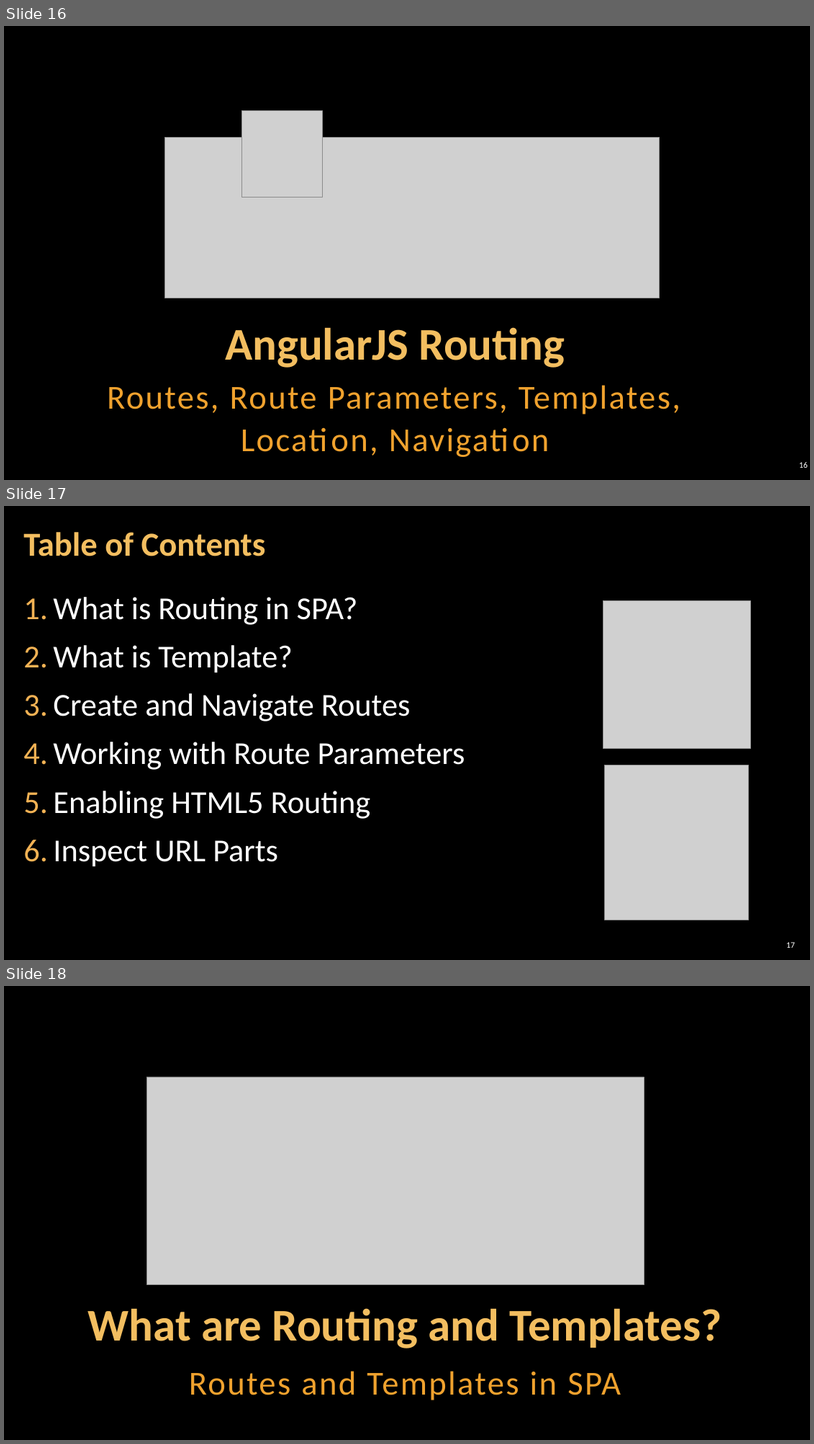
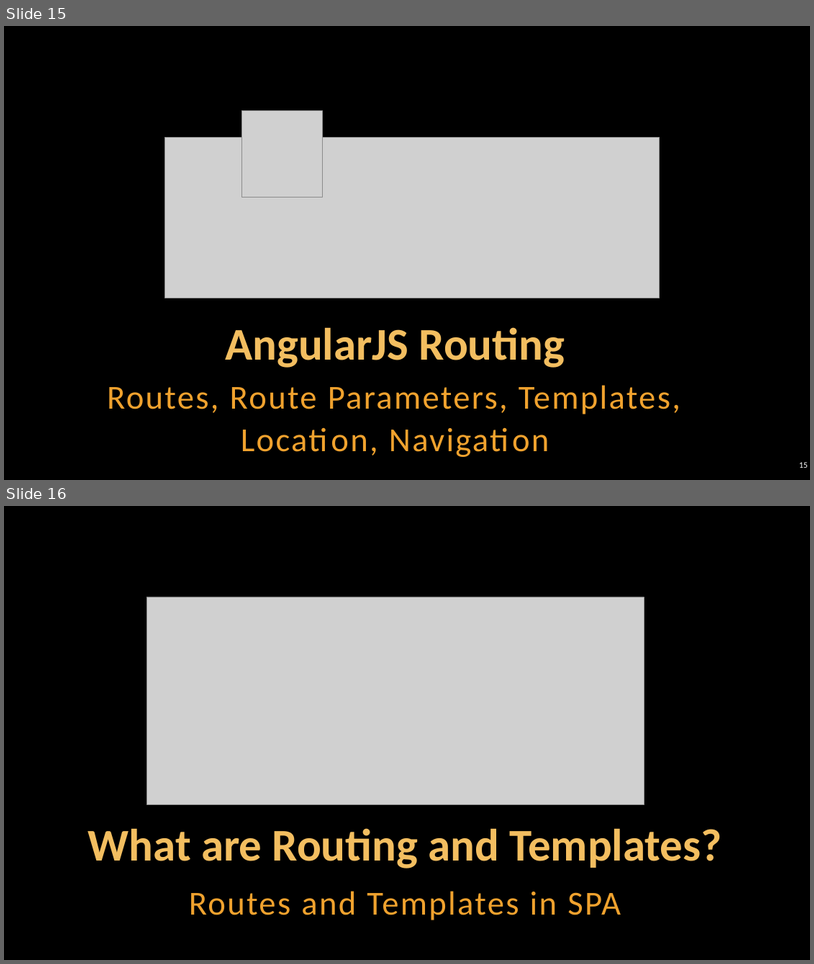
Before and after one commit to VladiGGeorgiev/Technical-Trainings, a slide deck: AngularJS/2. AngularJS Components.pptx. Shown one above the other, each under a label of ours: slides 16, 17 and 18 before the commit, slides 15 and 16 after it. The pictures are 814x1444 and 814x964 pixels, drawn with LibreOffice and Linux fonts; fonts in the diff are those of the drawing; grey boxes stand for pictures; background and template pictures are left out. Boxes give left, top, right and bottom in pixels: in the first picture for what was removed or moved away, otherwise in the second. Text is boxed around its words. In the diff, an @@ line names an element or a change of style, - is before the commit and + after.

```diff
--- a/AngularJS/2. AngularJS Components.pptx
+++ b/AngularJS/2. AngularJS Components.pptx
@@ slide 17 removed at (x1=4, y1=506, x2=810, y2=960), background picture (left out) @@
@@ title removed at (x1=23, y1=532, x2=266, y2=556) @@
-Table of Contents
@@ text removed at (x1=53, y1=597, x2=466, y2=866) @@
-1. What is Routing in SPA?
-2. What is Template?
-3. Create and Navigate Routes
-4. Working with Route Parameters
-5. Enabling HTML5 Routing
-6. Inspect URL Parts
@@ picture removed at (x1=604, y1=601, x2=751, y2=748) @@
@@ picture removed at (x1=605, y1=765, x2=749, y2=919) @@
@@ page number removed at (x1=787, y1=942, x2=795, y2=947) @@
-17
@@ what was slide 16 is now slide 15 @@
@@ page number at (x1=800, y1=462, x2=808, y2=467): text changed @@
-16
+15
@@ what was slide 18 is now slide 16 @@
```
Also in this commit, not shown: 1 slide changed, 2 other slides removed.
